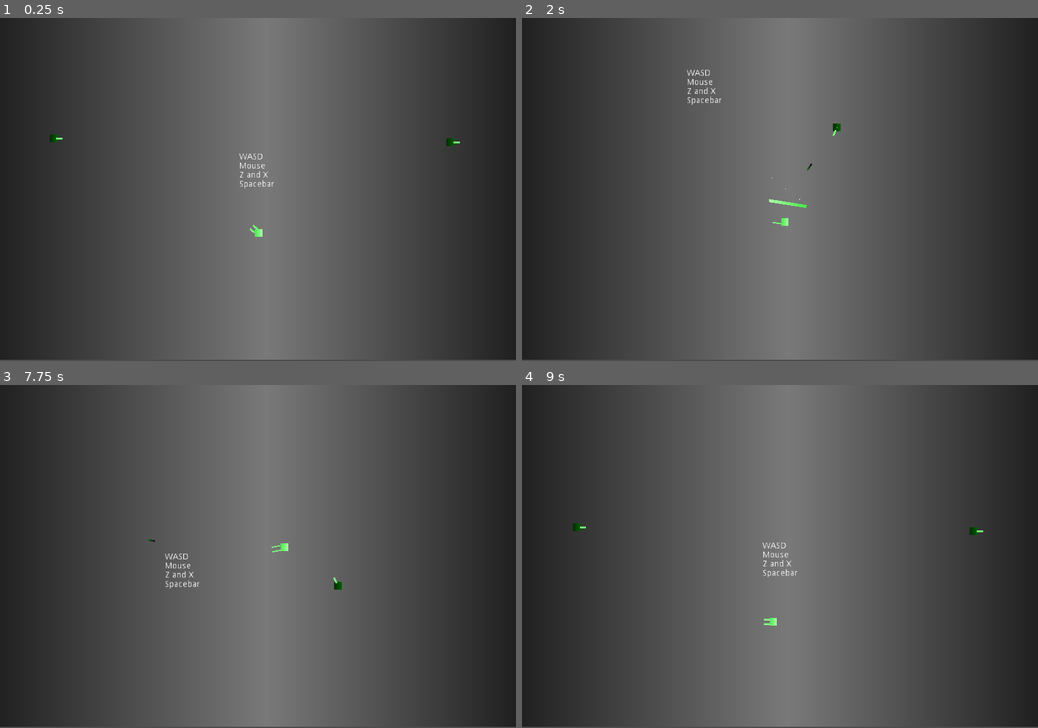
Above: before the commit, frames 1-4 (two rows, left to right).
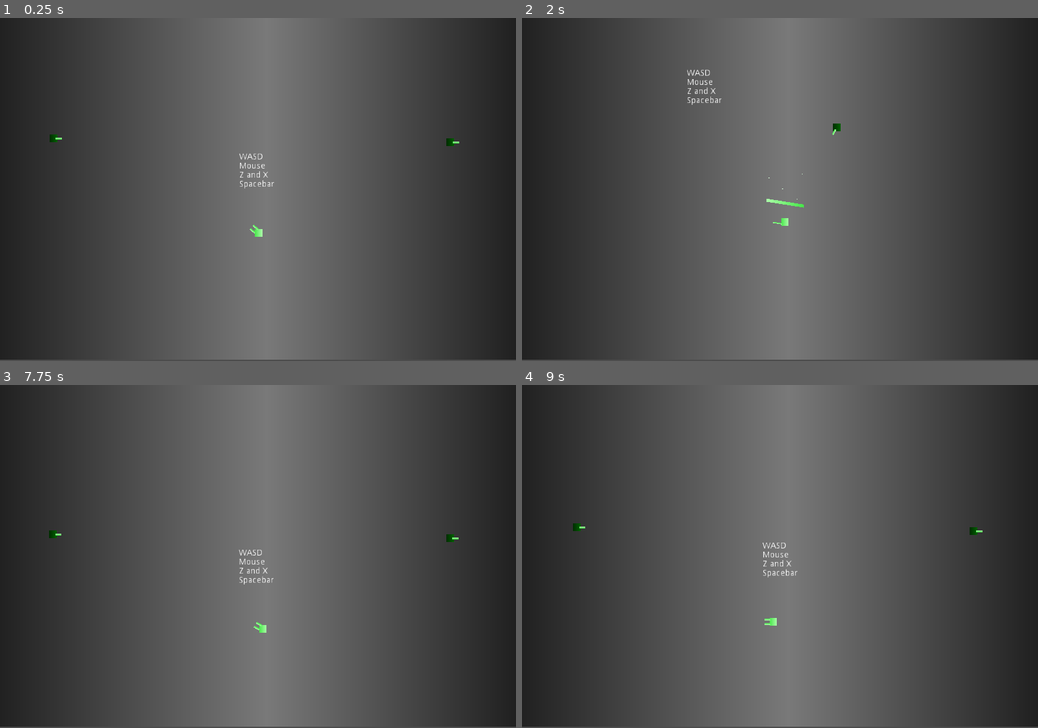
Above: after the commit, the same moments.

Repository: jrcamelo/Godot-SuperRogue
Game: Godot game, scene res://Test1.tscn
Two runs of this game, one before a commit and one after it. Both use one fixed random seed, a clock stepped at 60 frames per second and the inputs below.
Inputs (mouse positions are in pixels of both pictures, inside the frame that each line leads up to):
- Up to frame 1 (0.25 s): no input
- Up to frame 2 (2 s): move the mouse to (893, 172) at 0.52 s; hold D (move_right) 0.53-1.28 s; tap R (r) at 0.6 s; tap X (x) at 0.8, 1.35 s; move the mouse to (676, 206) at 1.27 s; hold S (move_down) from 1.28 s (still down); tap Z (z) at 1.55 s
- Up to frame 3 (7.75 s): move the mouse to (309, 481) at 2.02 s; release S (move_down) at 2.03 s; hold D (move_right) 2.03-2.78 s; tap Z (z) at 2.1, 4.55, 7.35 s; tap V (v, bound only after the commit) at 2.3, 2.85, 5.3 s; move the mouse to (232, 625) at 2.77 s; hold W (move_up) 2.78-3.53 s; tap R (r) at 3.05, 4.35, 6.05 s; move the mouse to (412, 607) at 3.52 s; press the mouse at (412, 607) at 3.53 s; hold A (move_left) 3.53-5.03 s; tap X (x) at 3.8, 6.6 s; move the mouse to (103, 505) at 4.27 s; release the mouse at (103, 505) at 4.28 s; move the mouse to (283, 556) at 5.02 s; hold S (move_down) 5.03-5.78 s; hold Right mouse button (right_click) 5.03-5.78 s; move the mouse to (180, 470) at 5.77 s; hold D (move_right) 5.78-6.53 s; tap Space (space) at 5.85 s; move the mouse to (371, 539) at 6.52 s; hold W (move_up) 6.53-7.28 s; move the mouse to (154, 573) at 7.27 s; hold D (move_right) from 7.28 s (still down)
- Up to frame 4 (9 s): move the mouse to (831, 481) at 8.02 s; release D (move_right) at 8.03 s; hold S (move_down) 8.03-8.78 s; tap V (v, bound only after the commit) at 8.1 s; move the mouse to (754, 625) at 8.77 s; hold A (move_left) from 8.78 s (still down); tap R (r) at 8.85 s

The runs differ from the first frame. In frame 1, less than 0.1% of the frame differs, in the area x 10-90%, y 34-63%; in frame 2, less than 0.1%; in frame 3, 0.5%, in the area x 9-89%, y 42-73%; in frame 4, less than 0.1%.

Commit message:
Invicible, movement to Character, FirstShot timer

Diff:
--- a/Project/Guns/Cannon.tscn
+++ b/Project/Guns/Cannon.tscn
@@ -43,10 +43,10 @@
 scale = Vector2( 0.245971, 16.2632 )
 texture = SubResource( 2 )
 centered = false
-offset = Vector2( -10.0177, 0.474555 )
+offset = Vector2( -10.018, 0 )
 
 [node name="ShootingPoint" type="Position2D" parent="."]
-position = Vector2( 24.284, -0.0140839 )
+position = Vector2( 17.1092, 0.0177097 )
 
 [node name="Cooldown" type="Timer" parent="."]
 process_mode = 0
@@ -54,7 +54,7 @@
 autostart = true
 
 [node name="ShootParticles" type="Particles2D" parent="."]
-position = Vector2( 24.3102, -0.0102148 )
+position = Vector2( 17.1354, 0.0215788 )
 emitting = false
 amount = 6
 lifetime = 0.4
--- a/Project/Guns/Gun.gd
+++ b/Project/Guns/Gun.gd
@@ -5,7 +5,8 @@
 export onready var ShootingPoint = get_node("ShootingPoint")
 export onready var Cooldown: Timer = get_node("Cooldown")
 export onready var ShootParticles: Particles2D = get_node("ShootParticles")
-export var Bullet = preload("res://Bullets/Arrow.tscn")
+export onready var Bullet = preload("res://Bullets/Arrow.tscn")
+onready var bullet_instance = create_bullet_instance()
 export var camera_force = 0.1
 var can_shoot = false
 
--- a/Project/Guns/MachineGun.tscn
+++ b/Project/Guns/MachineGun.tscn
@@ -42,17 +42,17 @@
 scale = Vector2( 0.159024, 24.1363 )
 texture = SubResource( 2 )
 centered = false
-offset = Vector2( -9.94085, 0.374996 )
+offset = Vector2( -9.941, 0 )
 
 [node name="ShootingPoint" type="Position2D" parent="."]
-position = Vector2( 33.4721, -0.0413923 )
+position = Vector2( 24.5069, -0.0124474 )
 
 [node name="Cooldown" type="Timer" parent="."]
 wait_time = 0.25
 autostart = true
 
 [node name="ShootParticles" type="Particles2D" parent="."]
-position = Vector2( 34.1121, -0.0606518 )
+position = Vector2( 25.1469, -0.0317068 )
 emitting = false
 amount = 4
 lifetime = 0.3
--- a/Project/Scenes/Enemy.gd
+++ b/Project/Scenes/Enemy.gd
@@ -6,7 +6,6 @@
 onready var Body = get_node("Body")
 onready var DetectionRange = get_node("DetectionRange/DetectionCollider")
 
-var movement = Vector2.ZERO
 export var keep_distance = 100
 export var shooting_distance = 500
 export var detection_increase_when_hit = 0.25
@@ -66,9 +65,11 @@
 		guess_speed = 0
 
 func predict_target_location():
-	if (target.name != "Player"):
+	if !(target is Character):
+		print("not")
 		last_prediction = target.global_position
 		return
+
 	var guess_position = target.movement.normalized() * guess_speed
 	last_prediction = target.global_position + guess_position
 
@@ -111,15 +112,17 @@
 		return
 	target = enemy
 	increase_detection_range()
-	Weapon.can_shoot = false
-	Weapon.Cooldown.start()
+	if $FirstShot != null:
+		can_shoot(false)
+		$FirstShot.start()
+	else:
+		can_shoot(true)
 
 func enemy_left_range():
 	if not alive:
 		return
 	target = null
-	Weapon.can_shoot = false
-	Weapon.Cooldown.stop()
+	can_shoot(false)
 
 func was_hit(damage):
 	if not alive:
@@ -156,3 +159,14 @@
 	if (randf() > 0.5):
 		return 1
 	return -1
+
+
+func _on_FirstShot_timeout():
+	can_shoot(true)
+
+func can_shoot(can: bool = true):
+	Weapon.can_shoot = can
+	if can:
+		Weapon.Cooldown.start()
+	else:
+		Weapon.Cooldown.stop()
--- a/Project/Scenes/Enemy.tscn
+++ b/Project/Scenes/Enemy.tscn
@@ -80,6 +80,7 @@
 [node name="Weapons" type="Node2D" parent="."]
 
 [node name="Weapon" type="Node2D" parent="Weapons"]
+position = Vector2( 6, 0 )
 
 [node name="Cannon" parent="Weapons/Weapon" instance=ExtResource( 2 )]
 
@@ -91,6 +92,10 @@
 preprocess = 0.01
 explosiveness = 1.0
 process_material = SubResource( 8 )
+
+[node name="FirstShot" type="Timer" parent="."]
+one_shot = true
 [connection signal="body_entered" from="DetectionRange" to="DetectionRange" method="_on_body_entered"]
 [connection signal="body_exited" from="DetectionRange" to="DetectionRange" method="_on_body_exited"]
 [connection signal="body_entered" from="BulletDetectionRange" to="BulletDetectionRange" method="_on_body_entered"]
+[connection signal="timeout" from="FirstShot" to="." method="_on_FirstShot_timeout"]
--- a/Project/Scenes/Player.gd
+++ b/Project/Scenes/Player.gd
@@ -1,8 +1,6 @@
 extends Character
 
 signal camera_shaken(force)
-
-var movement = Vector2.ZERO
 
 onready var Body = get_node("Body")
 
@@ -22,6 +20,8 @@
 var current_weapon_left = 0
 var current_weapon_right = 0
 
+var invincible = false
+
 func _physics_process(delta):
 	move(delta)
 	weapons(delta)
@@ -33,6 +33,9 @@
 
 	if Input.is_action_just_pressed("r"):
 		restart()
+
+	if Input.is_action_just_pressed("v"):
+		invincible = !invincible
 
 
 func move(delta):
@@ -90,7 +93,8 @@
 	WeaponRight = new_weapon
 
 func was_hit(damage):
-	restart()
+	if not invincible:
+		restart()
 
 func restart():
 	get_tree().reload_current_scene()
--- a/Project/Scenes/Player.tscn
+++ b/Project/Scenes/Player.tscn
@@ -24,11 +24,11 @@
 [node name="Weapons" type="Node2D" parent="."]
 
 [node name="WeaponRight" type="Node2D" parent="Weapons"]
-position = Vector2( 0, 6 )
+position = Vector2( 7, 6 )
 
 [node name="Cannon" parent="Weapons/WeaponRight" instance=ExtResource( 2 )]
 
 [node name="WeaponLeft" type="Node2D" parent="Weapons"]
-position = Vector2( 0, -6 )
+position = Vector2( 7, -6 )
 
 [node name="Cannon" parent="Weapons/WeaponLeft" instance=ExtResource( 2 )]
--- a/Project/Scripts/Character.gd
+++ b/Project/Scripts/Character.gd
@@ -2,7 +2,9 @@
 extends KinematicBody2D
 
 export var health = 5
-export var alive = true
+export var alive: bool = true
+
+export var movement: Vector2 = Vector2.ZERO
 
 func was_hit(damage):
 	health -= damage
--- a/Project/project.godot
+++ b/Project/project.godot
@@ -106,6 +106,11 @@
 "events": [ Object(InputEventKey,"resource_local_to_scene":false,"resource_name":"","device":0,"alt":false,"shift":false,"control":false,"meta":false,"command":false,"pressed":false,"scancode":82,"unicode":0,"echo":false,"script":null)
  ]
 }
+v={
+"deadzone": 0.5,
+"events": [ Object(InputEventKey,"resource_local_to_scene":false,"resource_name":"","device":0,"alt":false,"shift":false,"control":false,"meta":false,"command":false,"pressed":false,"scancode":86,"unicode":0,"echo":false,"script":null)
+ ]
+}
 
 [layer_names]
 
